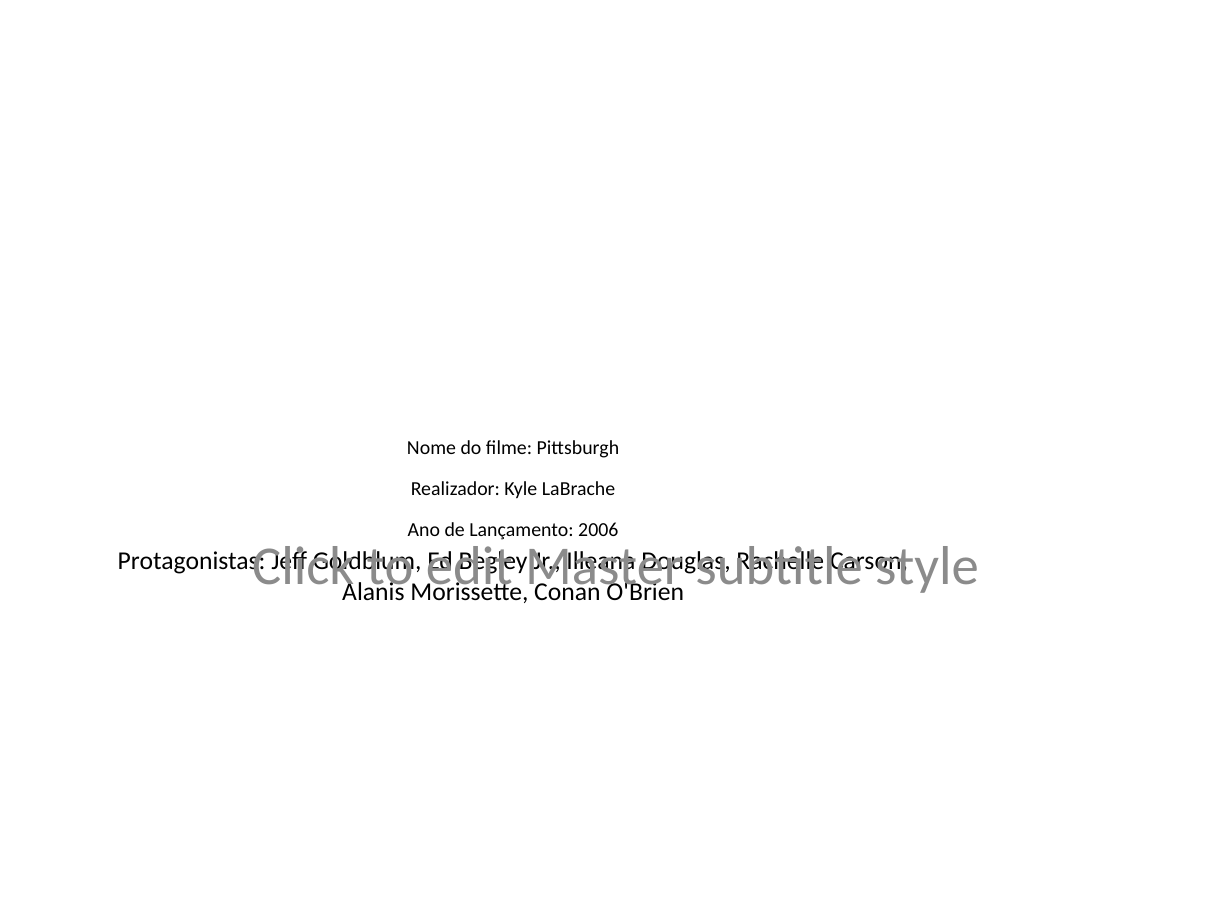
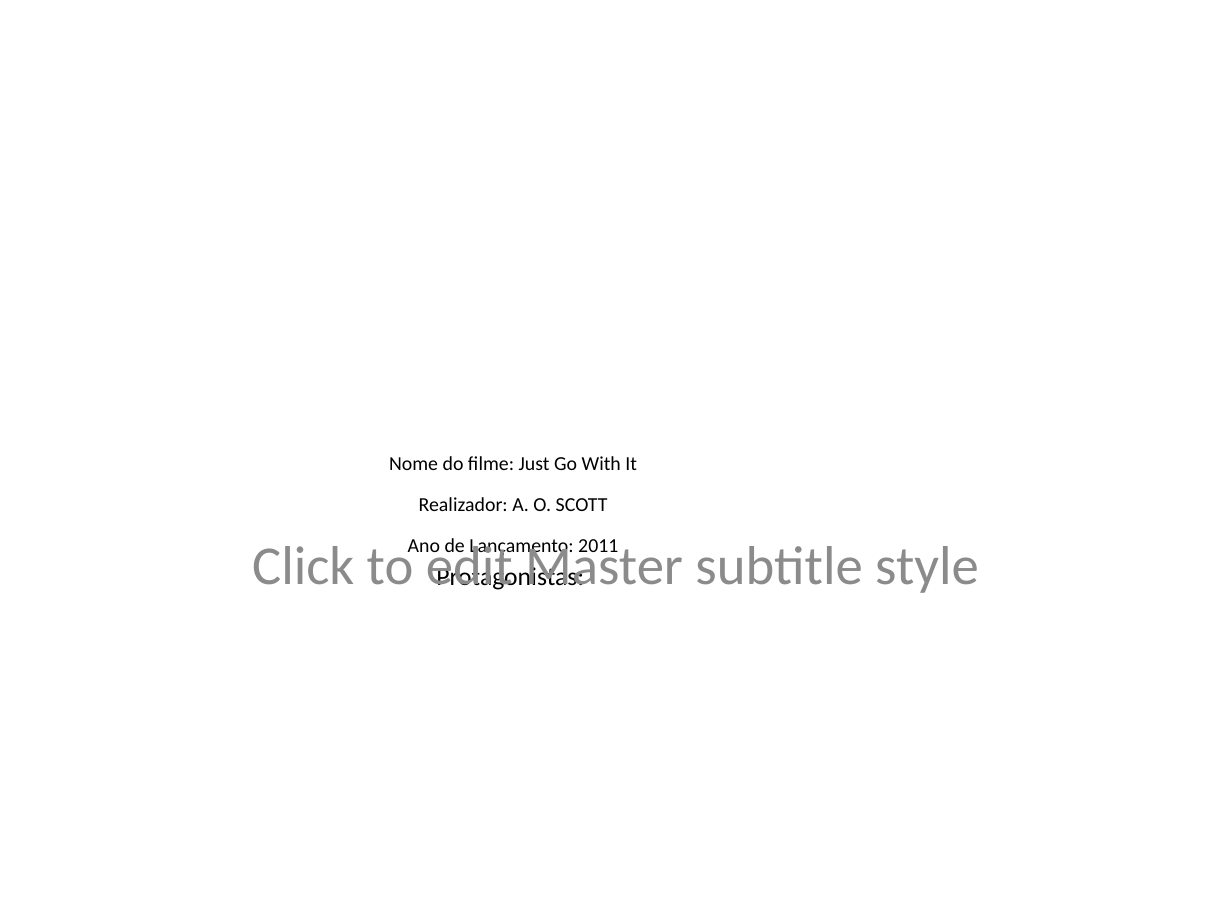
Before and after one commit to rcod1978/exercicios, a slide deck: slide 24 of movie/Filmes.pptx (slide 81 before the commit). Drawn at 1232x924 pixels with LibreOffice and Linux fonts; fonts in the diff are those of the drawing. Boxes give left, top, right and bottom in pixels: in the first picture for what was removed or moved away, otherwise in the second. Text is boxed around its words. In the diff, an @@ line names an element or a change of style, - is before the commit and + after.

```diff
--- a/movie/Filmes.pptx
+++ b/movie/Filmes.pptx
@@ title at bbox=[389, 456, 637, 557]: text changed; size 15 to 20 pt @@
-Nome do filme: Pittsburgh
-Realizador: Kyle LaBrache
-Ano de Lançamento: 2006
-Protagonistas: Jeff Goldblum, Ed Begley Jr., Illeana Douglas, Rachelle Carson, Alanis Morissette, Conan O'Brien
+Nome do filme: Just Go With It
+Realizador: A. O. SCOTT
+Ano de Lançamento: 2011
+Protagonistas:
```
Also in this commit, not shown: 50 other slides changed, 42 slides added, 71 slides removed, 8 other files.
